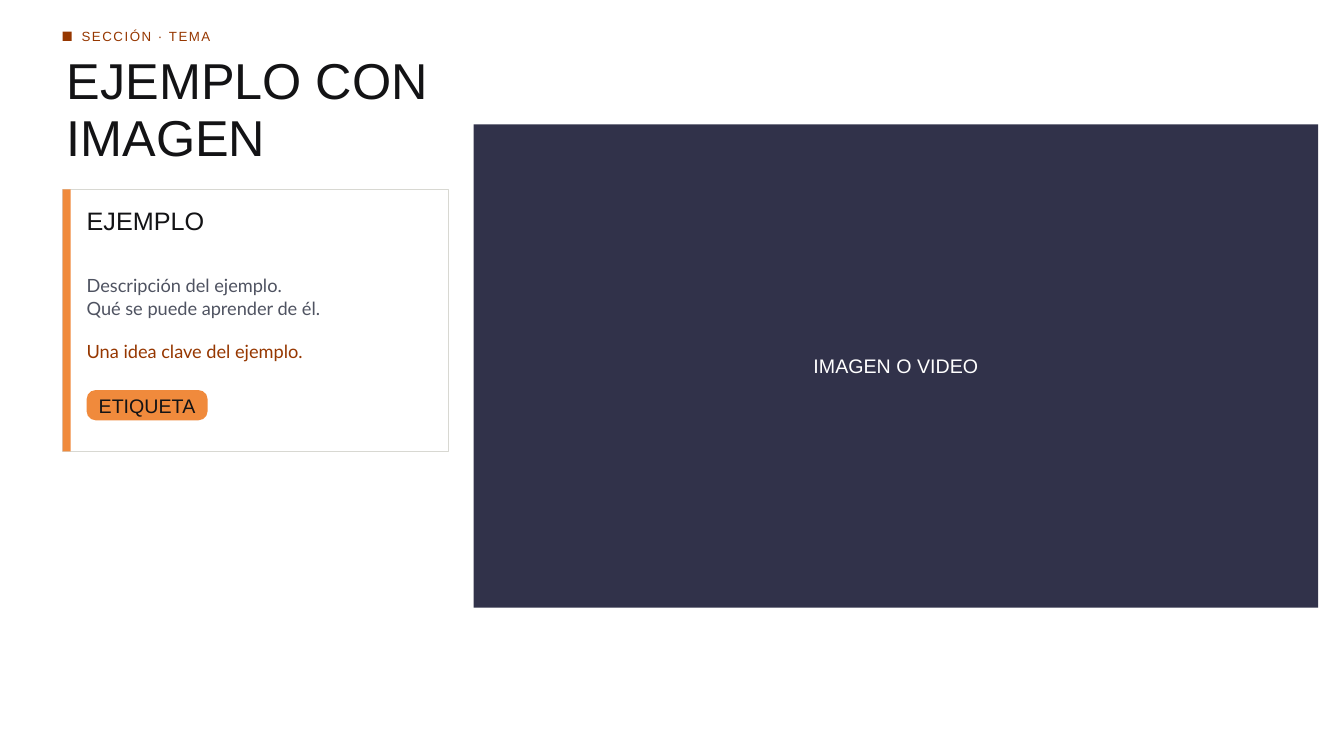
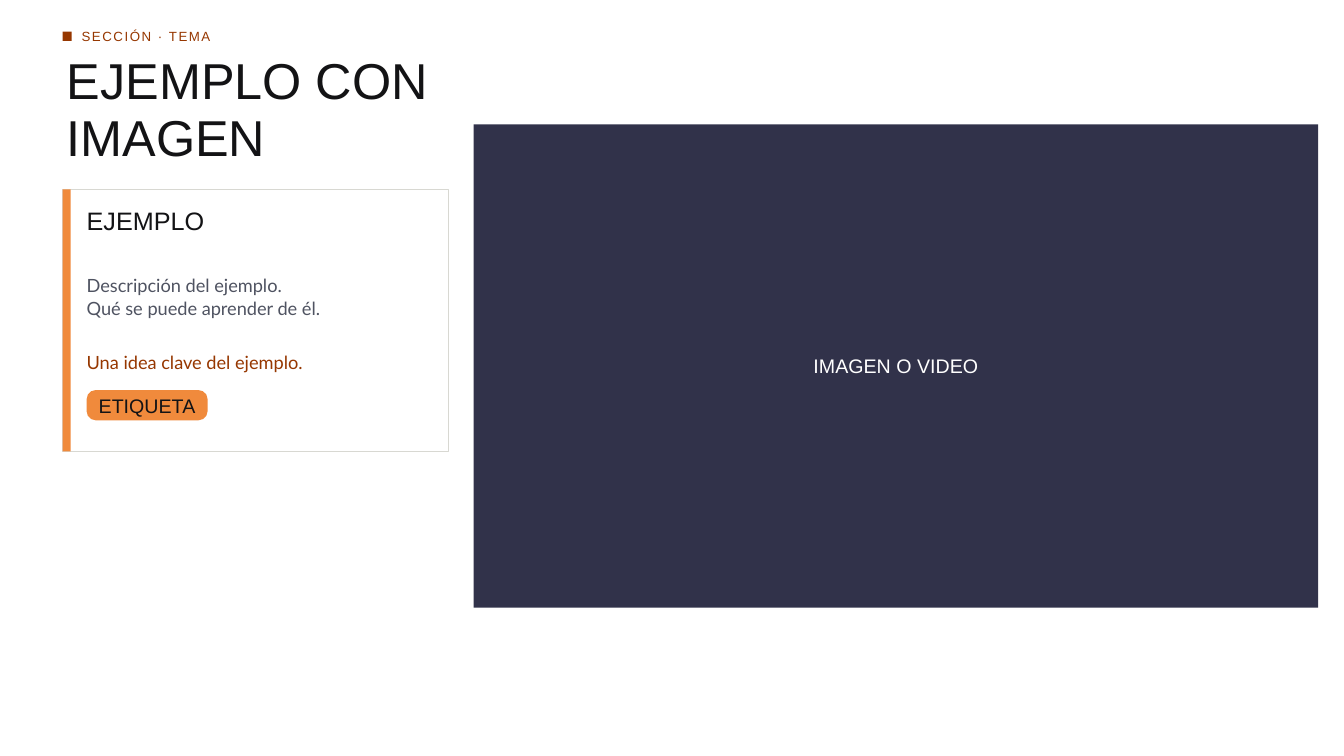
Before and after one commit to abala-tec/TC2005B, a slide deck: slide 19 of video-juegos/template/FINAL-plantilla-videojuegos.pptx. Drawn at 1344x756 pixels with LibreOffice and Linux fonts; fonts in the diff are those of the drawing; background and template pictures are left out. Boxes give left, top, right and bottom in pixels: in the first picture for what was removed or moved away, otherwise in the second. Text is boxed around its words. In the diff, an @@ line names an element or a change of style, - is before the commit and + after.

```diff
--- a/video-juegos/template/FINAL-plantilla-videojuegos.pptx
+++ b/video-juegos/template/FINAL-plantilla-videojuegos.pptx
@@ text "Una idea clave del ejemplo.": place and size @@
-text "Una idea clave del ejemplo." at (87, 344, 303, 362)
+text "Una idea clave del ejemplo." at (87, 355, 303, 373)
```
Also in this commit, not shown: 4 other slides changed.
